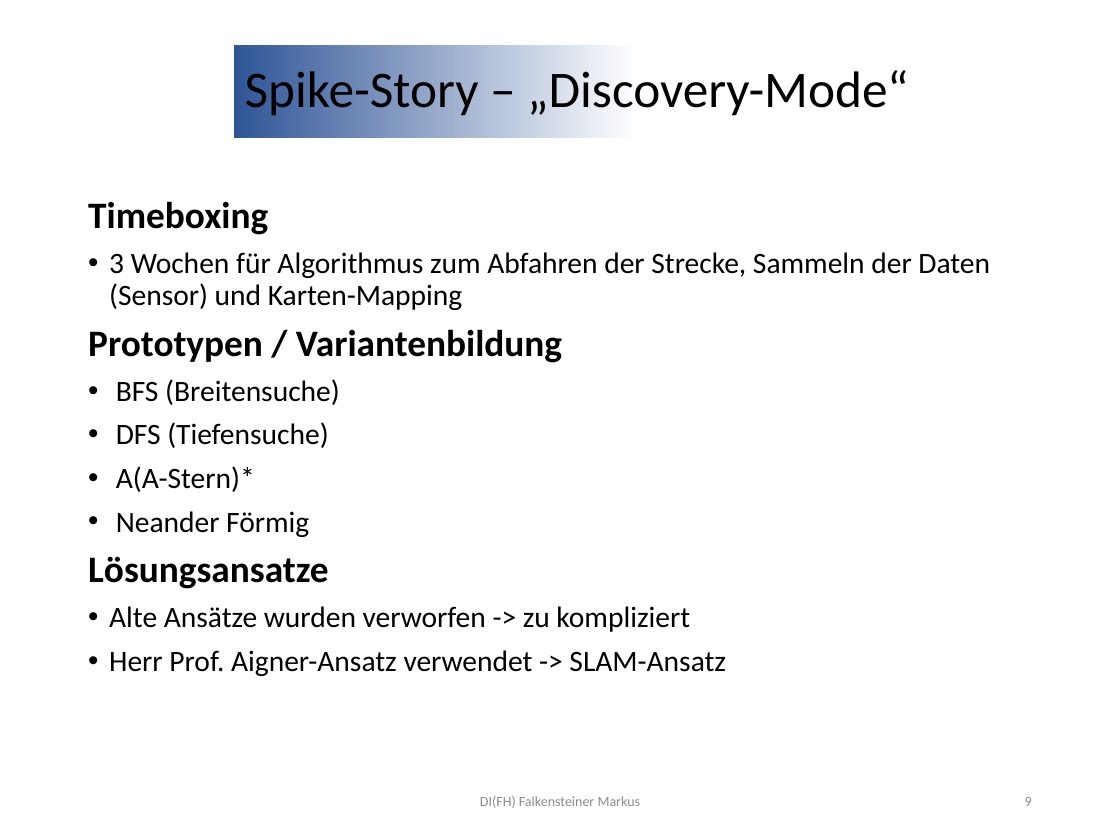
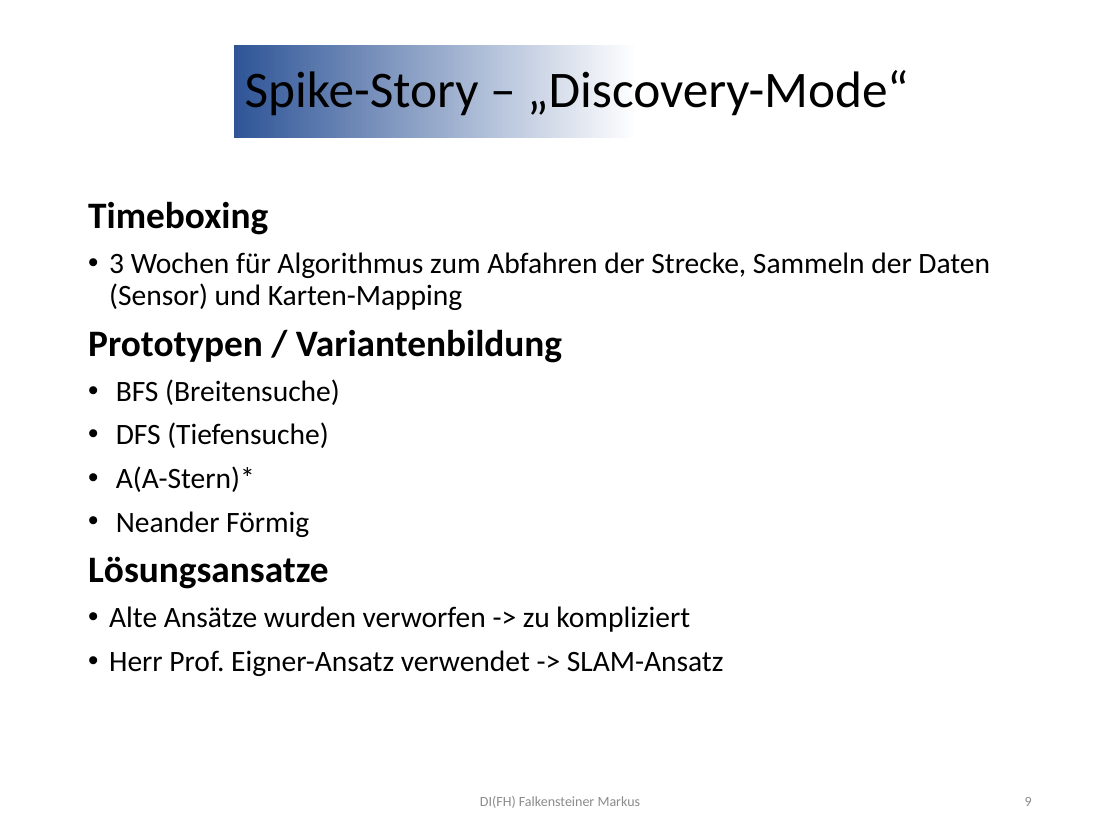
Before and after one commit to jonasaberger/SYP4_MBOT_G1, a slide deck: slide 9 of 02_Backend/!_Docs/INF4_SYP_Gruppe1_Sprint3_Review.pptx. Drawn at 1120x840 pixels with LibreOffice and Linux fonts; fonts in the diff are those of the drawing; background and template pictures are left out. Boxes give left, top, right and bottom in pixels: in the first picture for what was removed or moved away, otherwise in the second. Text is boxed around its words. In the diff, an @@ line names an element or a change of style, - is before the commit and + after.

Commit message:
Update Sprint 3 review presentation

```diff
--- a/02_Backend/!_Docs/INF4_SYP_Gruppe1_Sprint3_Review.pptx
+++ b/02_Backend/!_Docs/INF4_SYP_Gruppe1_Sprint3_Review.pptx
@@ text at bbox=[109, 650, 724, 676]: text changed @@
-• Herr Prof. Aigner-Ansatz verwendet -> SLAM-Ansatz
+• Herr Prof. Eigner-Ansatz verwendet -> SLAM-Ansatz
```
